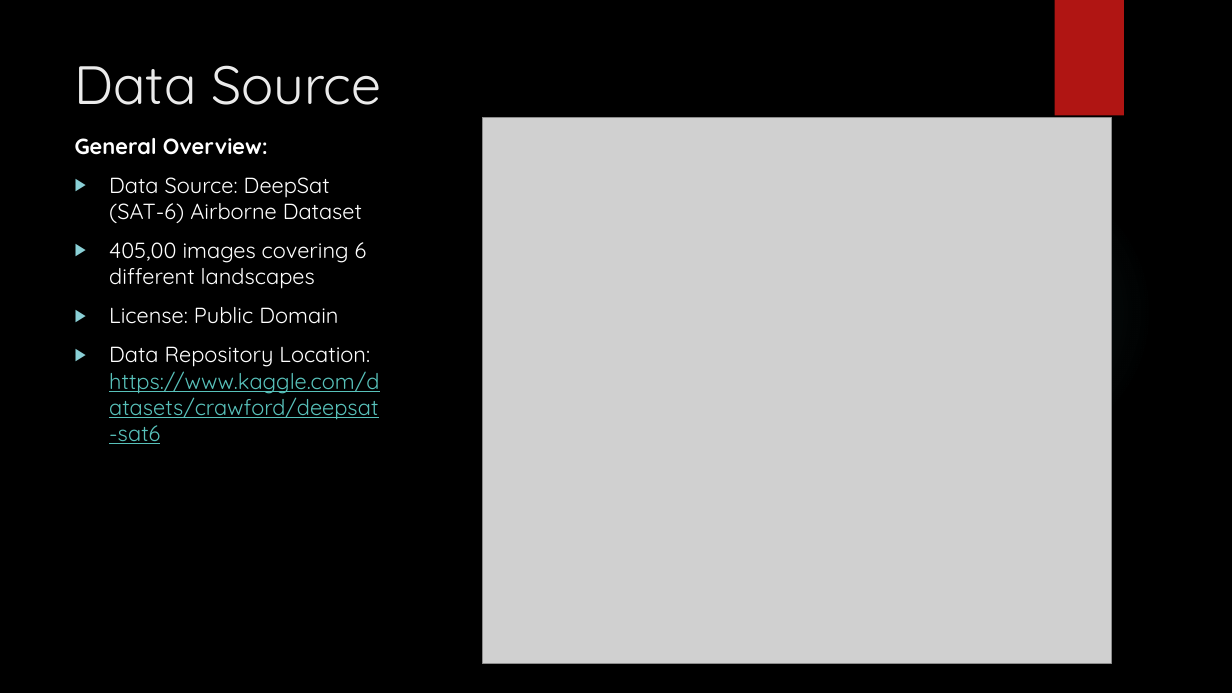
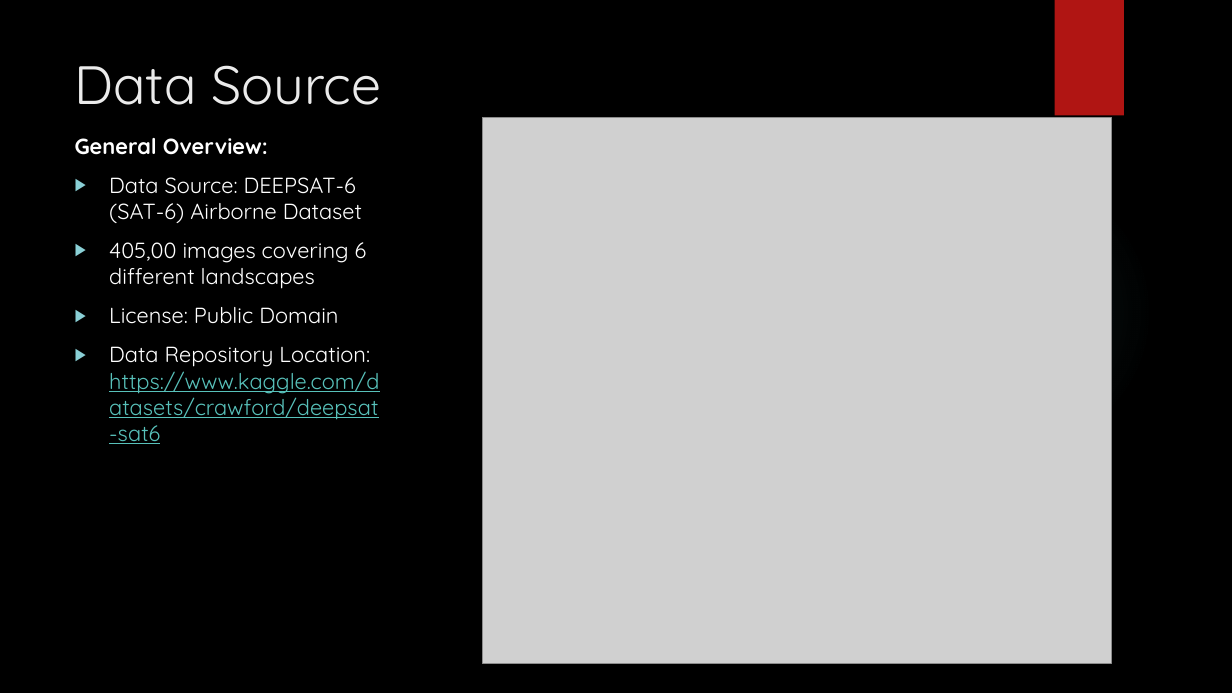
Before and after one commit to sgmurphy00/TOOLS1, a slide deck: slide 4 of Comp4447_Final_Project.pptx. Drawn at 1232x693 pixels with LibreOffice and Linux fonts; fonts in the diff are those of the drawing; grey boxes stand for pictures; background and template pictures are left out. Boxes give left, top, right and bottom in pixels: in the first picture for what was removed or moved away, otherwise in the second. Text is boxed around its words. In the diff, an @@ line names an element or a change of style, - is before the commit and + after.

```diff
--- a/Comp4447_Final_Project.pptx
+++ b/Comp4447_Final_Project.pptx
@@ text at bbox=[109, 177, 362, 223]: text changed @@
-▶ Data Source: DeepSat (SAT-6) Airborne Dataset
+▶ Data Source: DEEPSAT-6 (SAT-6) Airborne Dataset
```
Also in this commit, not shown: 4 other slides changed, 5 slides added, 1 slide removed.
